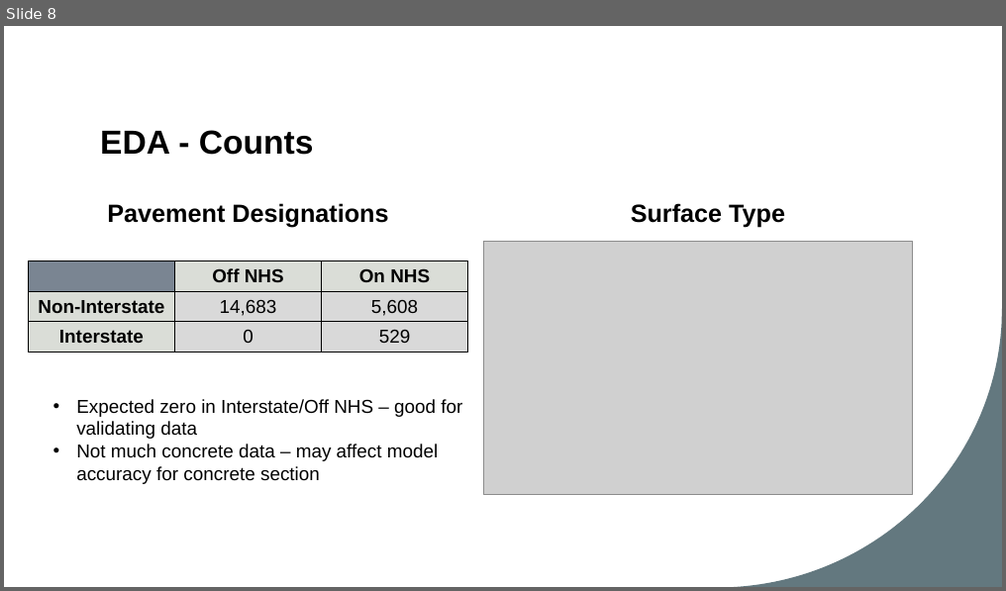
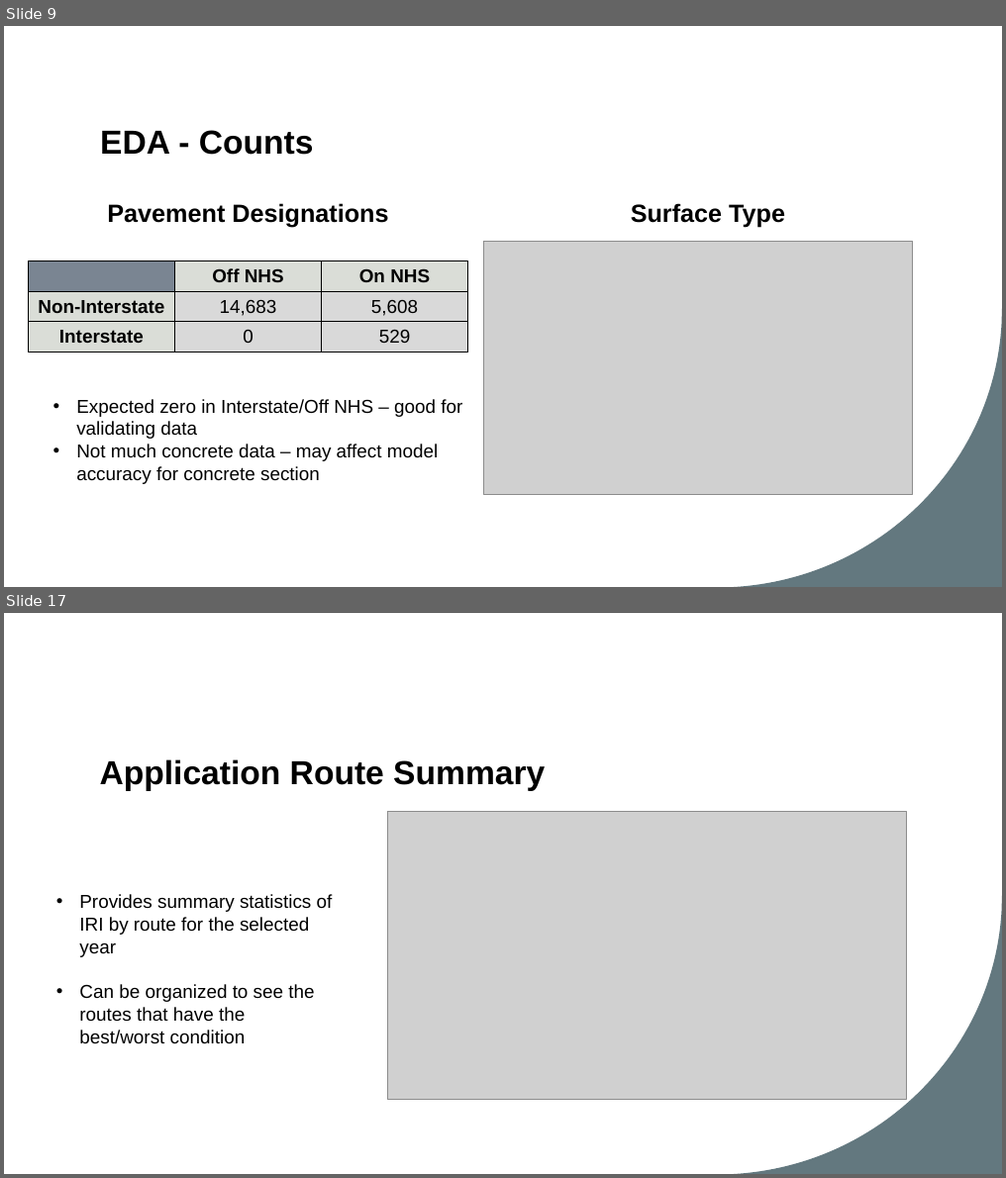
Before and after one commit to ConnorBruce/UMBC-DATA606-Capstone, a slide deck: docs/DS_Capstone_Final_Presentation_Connor_Bruce.pptx. Shown one above the other, each under a label of ours: slide 8 before the commit, slides 9 and 17 after it; the slides between them are not shown. The pictures are 1006x591 and 1006x1178 pixels, drawn with LibreOffice and Linux fonts; fonts in the diff are those of the drawing; grey boxes stand for pictures. Boxes give left, top, right and bottom in pixels: in the first picture for what was removed or moved away, otherwise in the second. Text is boxed around its words. In the diff, an @@ line names an element or a change of style, - is before the commit and + after.

```diff
--- a/docs/DS_Capstone_Final_Presentation_Connor_Bruce.pptx
+++ b/docs/DS_Capstone_Final_Presentation_Connor_Bruce.pptx
@@ slide 17 added at (4, 613, 1002, 1174), background #FFFFFF; not listed: 1 template element that a slide beside it also shows @@
@@ title added at (100, 760, 545, 791), 32 pt, text #000000, bold @@
+Application Route Summary
@@ picture added at (387, 811, 907, 1099) @@
@@ text added at (79, 894, 333, 1045), 18 pt, text #000000 @@
+• Provides summary statistics of IRI by route for the selected year
+• Can be organized to see the routes that have the best/worst condition
@@ what was slide 8 is now slide 9 @@
```
Also in this commit, not shown: 2 slides changed, 11 other slides added, 5 other files.
